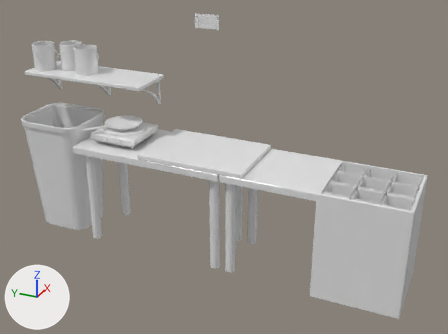
The FBX model assets/Truck/SM_truckInterior.fbx as it was, and as the next commit left it.
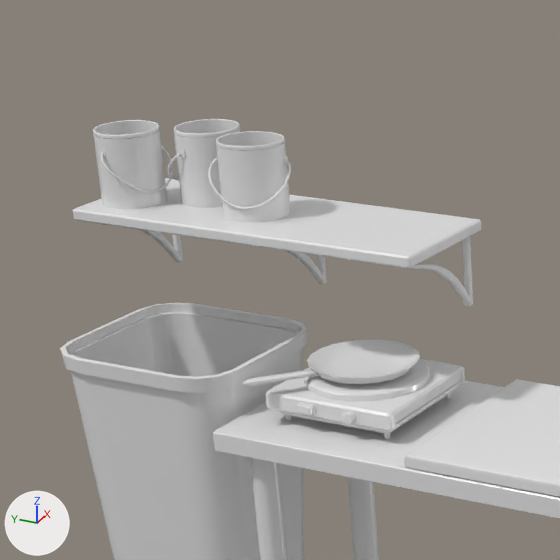
Old and new are each drawn whole from a 50 mm camera at (-4.49, -2.25, 3.32) aimed at (0.33, -0.08, 0.91) and again close up on the part from 0% to 43% of the width and 0% to 57% of the height. Arrows for +X, +Y and +Z are at lower left; the lights stay in place. The older version's two pictures come first. Where no turn or scale is listed for an object, it has been applied to the vertices.

Names of what the first close-up shows: 'SM_truckInterior'.
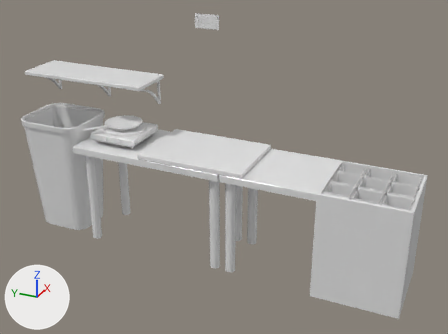
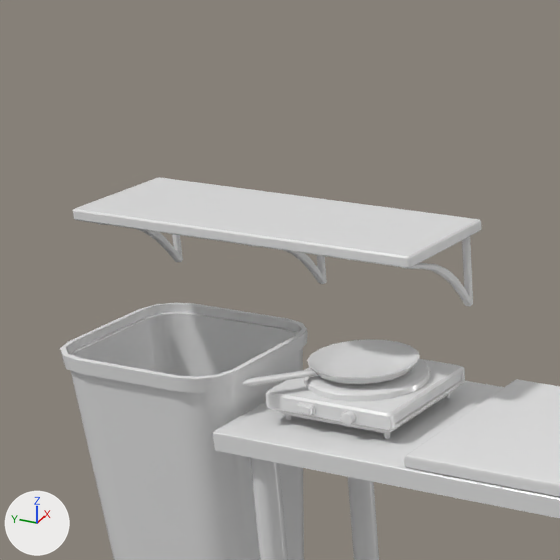
What changed in the scene script:
```text
Change me_mesh:
    used by ob_sm_truckinterior; location = (0.0, 0.0, 0.0)
    remove me_mesh.from_pydata(...)  # 4149 vertices, 3809 faces; spans x -0.05..0.72, y -1.85..2.1, z -0.02..2.22
    add me_mesh.from_pydata(...)  # 2607 vertices, 2417 faces; spans x -0.05..0.72, y -1.85..2.1, z -0.02..2.22
    me_mesh part 1: 15 loose pieces with 1542 vertices, spanning x 0.28..0.71, y 1.34..2.08, z 1.59..1.85, are deleted
```

Changed parts and their boxes [x1, y1, x2, y2] in the close-ups (560 x 560 px):
'SM_truckInterior', reshaped: before [60, 119, 560, 560]; after [60, 177, 560, 560]
part 1 of me_mesh, deleted: before [93, 119, 291, 222]
